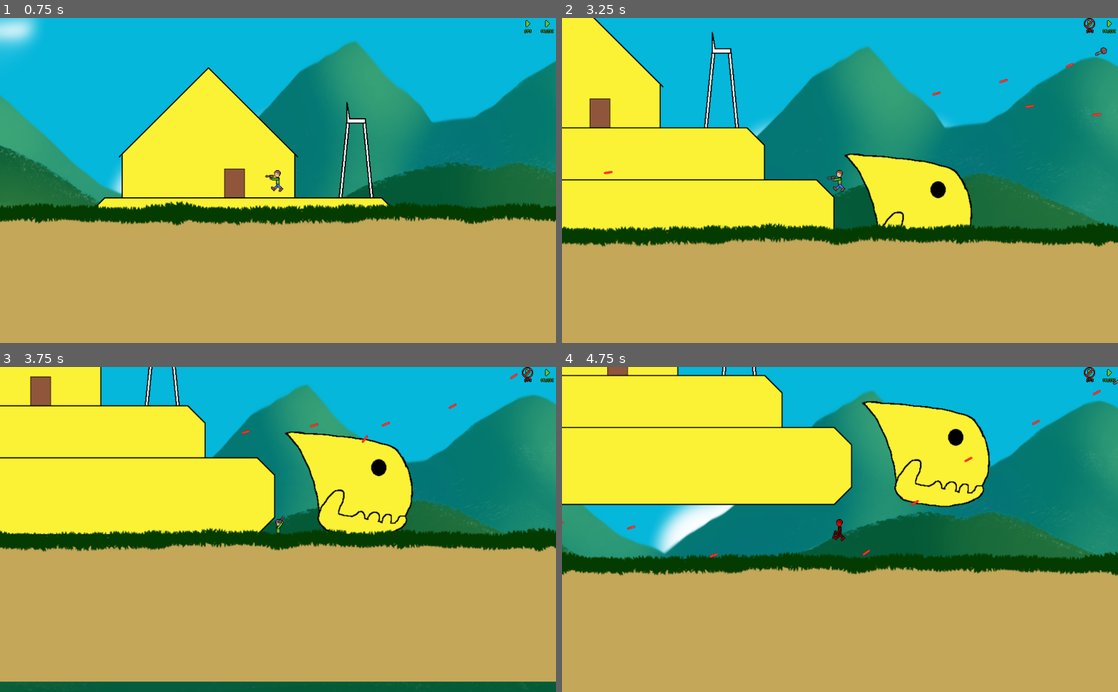
Above: before the commit, frames 1-4 (two rows, left to right).
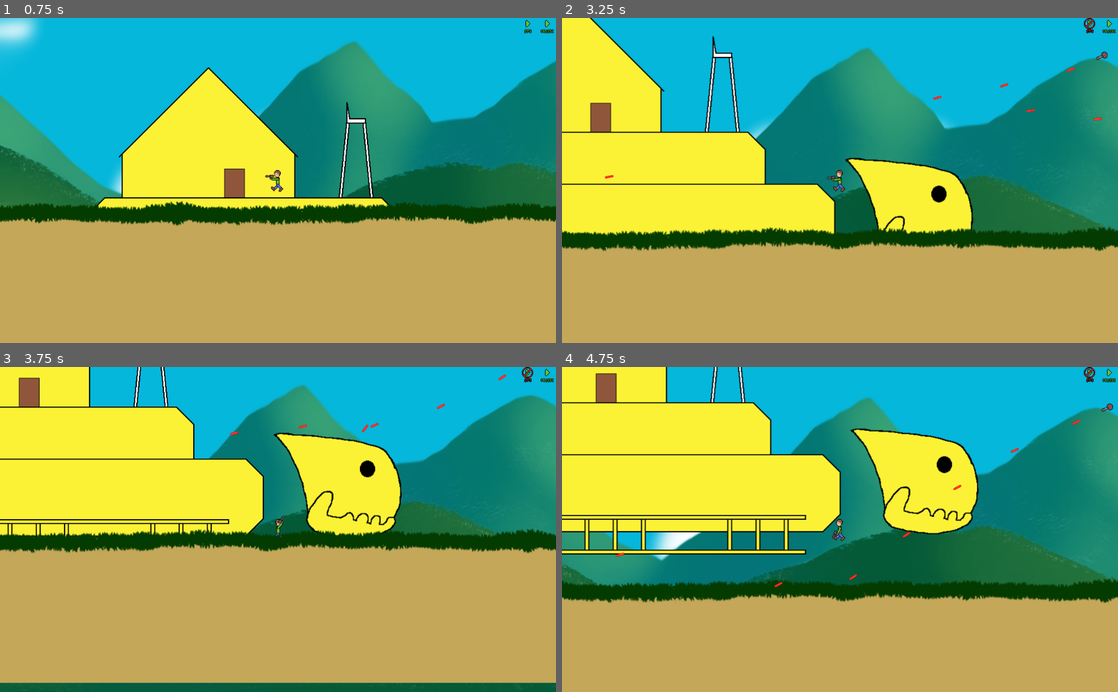
Above: after the commit, the same moments.

Repository: pizzasgood/BubbaExpress_LD46
Game: Godot game, scene res://TitleScreen.tscn
Two runs of this game, one before a commit and one after it. Both use one fixed random seed, a clock stepped at 60 frames per second and the inputs below.
Inputs (mouse positions are in pixels of both pictures, inside the frame that each line leads up to):
- Up to frame 1 (0.75 s): click "Start" at 0.5 s
- Up to frame 2 (3.25 s): click (1090, 180) at 1.25 s; move the mouse to (962, 164) at 2.02 s; press the mouse at (962, 164) at 2.03 s; hold Right (ui_right) from 2.03 s (still down); tap Space (jump) at 2.27, 3.02 s; move the mouse to (728, 196) at 2.77 s; release the mouse at (728, 196) at 2.78 s; click (728, 196) at 2.85 s
- Up to frame 3 (3.75 s): move the mouse to (333, 458) at 3.52 s; release Right (ui_right) at 3.53 s; press the mouse at (333, 458) at 3.53 s; hold Left (ui_left) from 3.53 s (still down)
- Up to frame 4 (4.75 s): move the mouse to (812, 594) at 4.27 s; release Left (ui_left) at 4.28 s; release the mouse at (812, 594) at 4.28 s; hold Right (ui_right) from 4.28 s (still down); click (812, 594) at 4.35 s; tap Space (jump) at 4.52 s

Frame 1 is identical in both runs. In frame 2, 7.5% of the frame differs, in the area x 0-100%, y 0-72%; in frame 3, 8.4%; in frame 4, 31%, in the area x 0-100%, y 0-73%.

Commit message:
Add runningboards and improve collision

Diff:
--- a/Bubba.tscn
+++ b/Bubba.tscn
@@ -6,27 +6,59 @@
 [ext_resource path="res://sfx/rumble.ogg" type="AudioStream" id=4]
 [ext_resource path="res://sfx/engine.ogg" type="AudioStream" id=5]
 
+[sub_resource type="RectangleShape2D" id=1]
+extents = Vector2( 351.095, 3.86005 )
+
 [node name="Bubba" type="KinematicBody2D"]
 script = ExtResource( 3 )
 
 [node name="BodySprite" type="Sprite" parent="."]
 texture = ExtResource( 2 )
+__meta__ = {
+"_edit_lock_": true
+}
 
 [node name="UpperLevel" type="CollisionPolygon2D" parent="."]
 build_mode = 1
-polygon = PoolVector2Array( -287.556, 9.15321, -255.203, -22.8596, 254.618, -22.8596, 286.972, 9.15322 )
+polygon = PoolVector2Array( -287.556, 9.15321, -255.203, -23, 254.618, -23, 286.972, 9.15322, 281.177, 9.15321, 253.114, -19, -253.697, -19, -281.559, 8.85831 )
 one_way_collision = true
 one_way_collision_margin = 8.0
+__meta__ = {
+"_edit_lock_": true
+}
 
 [node name="LowerLevel" type="CollisionPolygon2D" parent="."]
 position = Vector2( -9.92749, 96.5675 )
-build_mode = 1
-polygon = PoolVector2Array( -404.678, 7.84546, -372.603, -23.4749, 392.293, -23.4749, 424.745, 8.60017 )
+polygon = PoolVector2Array( -404.678, 7.84546, -372.603, -24, 392.293, -24, 424.745, 8.60017, 417.977, 8.35815, 390.814, -20, -371.002, -20, -399.549, 7.85013 )
 one_way_collision = true
 one_way_collision_margin = 8.0
+__meta__ = {
+"_edit_lock_": true
+}
+
+[node name="UpperRunningBoard" type="CollisionShape2D" parent="."]
+position = Vector2( 0, 188 )
+shape = SubResource( 1 )
+one_way_collision = true
+one_way_collision_margin = 8.0
+__meta__ = {
+"_edit_lock_": true
+}
+
+[node name="LowerRunningBoard" type="CollisionShape2D" parent="."]
+position = Vector2( 0, 252 )
+shape = SubResource( 1 )
+one_way_collision = true
+one_way_collision_margin = 8.0
+__meta__ = {
+"_edit_lock_": true
+}
 
 [node name="Head" type="KinematicBody2D" parent="."]
 position = Vector2( 555.876, 123.606 )
+__meta__ = {
+"_edit_lock_": true
+}
 
 [node name="HeadSprite" type="Sprite" parent="Head"]
 texture = ExtResource( 1 )
@@ -35,7 +67,17 @@
 }
 
 [node name="CollisionPolygon2D" type="CollisionPolygon2D" parent="Head"]
-polygon = PoolVector2Array( -120.44, -96.1751, -49.5862, -93.2633, 28.3854, -84.2044, 78.8567, -68.9983, 103.122, -34.0567, 111.857, -0.0856476, 110.886, 34.5324, 99.8864, 56.8563, 102.475, 65.2681, 87.5921, 80.4742, 46.8268, 93.7391, -11.7327, 91.4743, -47.645, 82.4154, -61.2334, 64.2975, -58.3216, 46.1797, -68.6747, -5.58572, -85.1749, -46.6745, -97.7927, -71.5866 )
+polygon = PoolVector2Array( -120.44, -96.1751, -49.5862, -93.2633, 28.3854, -84.2044, 78.8567, -68.9983, 103.122, -34.0567, 111.857, -0.0856476, 104.001, -4.6434, 96.0566, -33.0757, 75.1506, -63.1804, 27.9029, -76.1422, -50.7039, -86.1771, -109.659, -89.522 )
+one_way_collision = true
+one_way_collision_margin = 8.0
+__meta__ = {
+"_edit_lock_": true
+}
+
+[node name="CollisionPolygon2D2" type="CollisionPolygon2D" parent="Head"]
+polygon = PoolVector2Array( -62.0457, 61.1681, -54.0544, 38.1163, -38.6865, 18.7528, -27.3143, 9.2247, -15.942, 10.1468, -12.8685, 18.1381, -15.942, 30.7397, -23.3186, 51.64, -7.02869, 57.4798, 1.8847, 57.4798, 9.56866, 53.1768, 13.5643, 49.1812, 20.6335, 49.1812, 24.3218, 52.5621, 25.5513, 60.8608, 30.1616, 61.4755, 34.1572, 53.7915, 43.0707, 49.4885, 50.4472, 52.2548, 52.9061, 57.4798, 51.0619, 66.7006, 56.9017, 68.5447, 59.3606, 59.324, 65.5078, 54.4063, 72.8843, 55.9431, 74.1138, 62.3976, 71.9623, 69.4668, 81.4904, 68.8521, 85.486, 63.9344, 88.8669, 57.4798, 98.7024, 57.7872, 101.161, 62.7049, 100.854, 67.6227, 83.3345, 74.0771, 61.2047, 73.4624, -31.6172, 55.6357, -24.8554, 36.5795, -18.4009, 16.6013, -25.4701, 14.7571, -49.7513, 40.2678, -55.8985, 61.1681 )
+one_way_collision = true
+one_way_collision_margin = 8.0
 __meta__ = {
 "_edit_lock_": true
 }
Not shown: 1 places in Bubba.tscn that only renumber resources
Binary file changed: tex/BubbaBody.png
